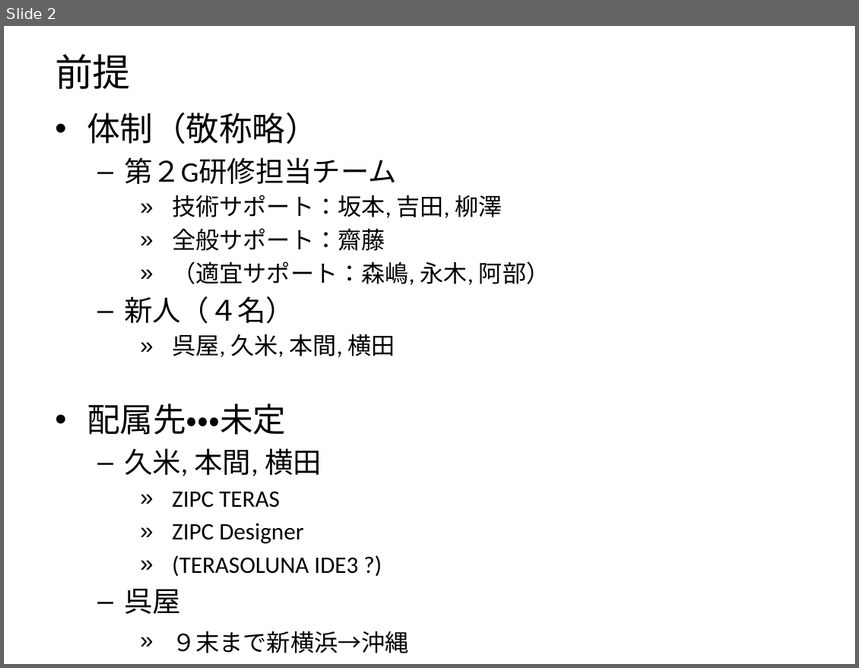
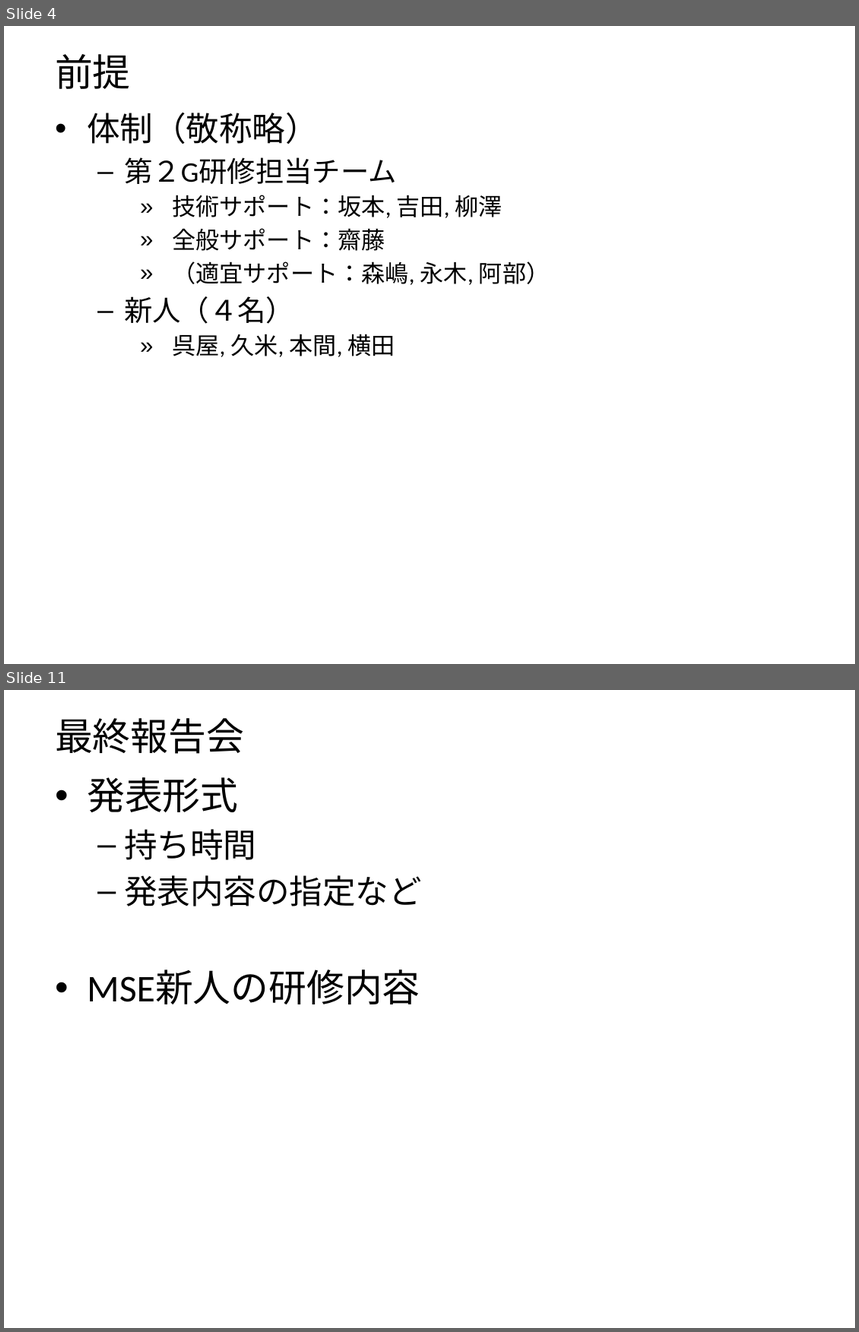
Before and after one commit to N-Saito/Training, a slide deck: 全体説明.pptx. Shown one above the other, each under a label of ours: slide 2 before the commit, slides 4 and 11 after it; the slides between them are not shown. The pictures are 859x668 and 859x1332 pixels, drawn with LibreOffice and Linux fonts; fonts in the diff are those of the drawing. Boxes give left, top, right and bottom in pixels: in the first picture for what was removed or moved away, otherwise in the second. Text is boxed around its words. In the diff, an @@ line names an element or a change of style, - is before the commit and + after.

```diff
--- a/全体説明.pptx
+++ b/全体説明.pptx
@@ slide 11 added at [4,690,855,1328], background #FFFFFF @@
@@ title added at [55,718,244,754], 32 pt, text #000000 @@
+最終報告会
@@ text added at [87,777,421,1005], 32 pt, text #000000 @@
+• 発表形式
+  – 持ち時間
+  – 発表内容の指定など
+• MSE新人の研修内容
@@ what was slide 2 is now slide 4 @@
@@ slide 4 changed as well @@
@@ text at [87,404,409,654]: paragraphs removed @@
-• 配属先・・・未定
-  – 久米, 本間, 横田
-    » ZIPC TERAS
-    » ZIPC Designer
-    » (TERASOLUNA IDE3 ?)
-  – 呉屋
-    » ９末まで新横浜→沖縄
```
Also in this commit, not shown: 4 other slides changed, 5 other slides added, 4 slides removed.
